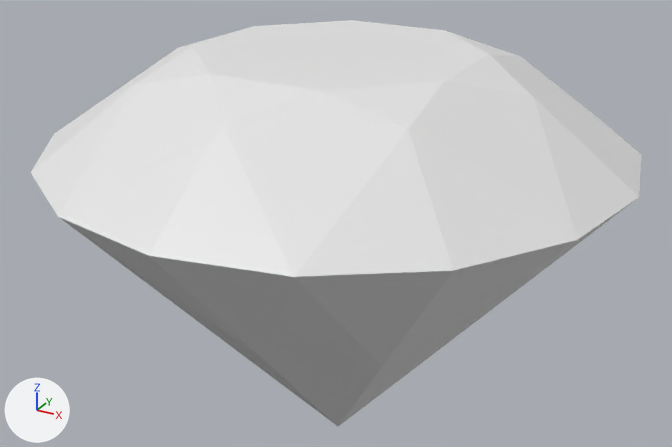
The FBX model Assets/Models/gem1.fbx, before and after one commit.
Both versions are drawn from a camera (50 mm lens) standing at (0.0288, -0.0528, 0.021) and looking at (-0.0006, 0.0007, -0.0057). Every picture has the same lights, and +X, +Y and +Z are marked at lower left. Where no turn or scale is listed for an object, it has been applied to the vertices.
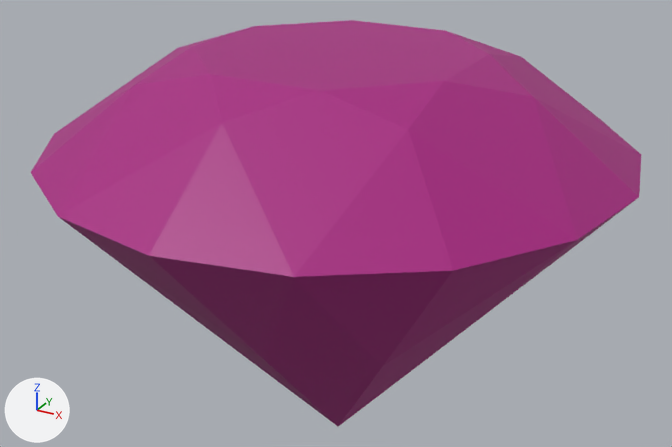
The newer file is also turned or shifted as a whole; pictures and numbers use the older file's frame.

Boxes [x1, y1, x2, y2] around the edits, measured in the pictures (672 x 447 px):
'Cube', recoloured (white to pink)
    both: [31, 20, 641, 426]

What changed in the scene script:
```text
Add img_purplegemwithhighlight_png:
    img_purplegemwithhighlight_png = load_image('purpleGemWithHighlight.png', '../Images/purpleGemWithHighlight.png', 64, 64, 'sRGB')
Add mat_material__purplegemwithhighlight_png:
    mat_material__purplegemwithhighlight_png = principled_material('Material__purpleGemWithHighlight_png')
    mat_material__purplegemwithhighlight_png.texture = img_purplegemwithhighlight_png
Change me_cube:
    where me_cube.from_pydata(...)  # 41 vertices, 57 faces; spans x -0.02..0.02, y -0.02..0.02, z -0.0226..0.007
    remove me_cube.materials.append(mat_material)  # white #e7e7e7
    add me_cube.materials.append(mat_material__purplegemwithhighlight_png)  # picture img_purplegemwithhighlight_png
```
